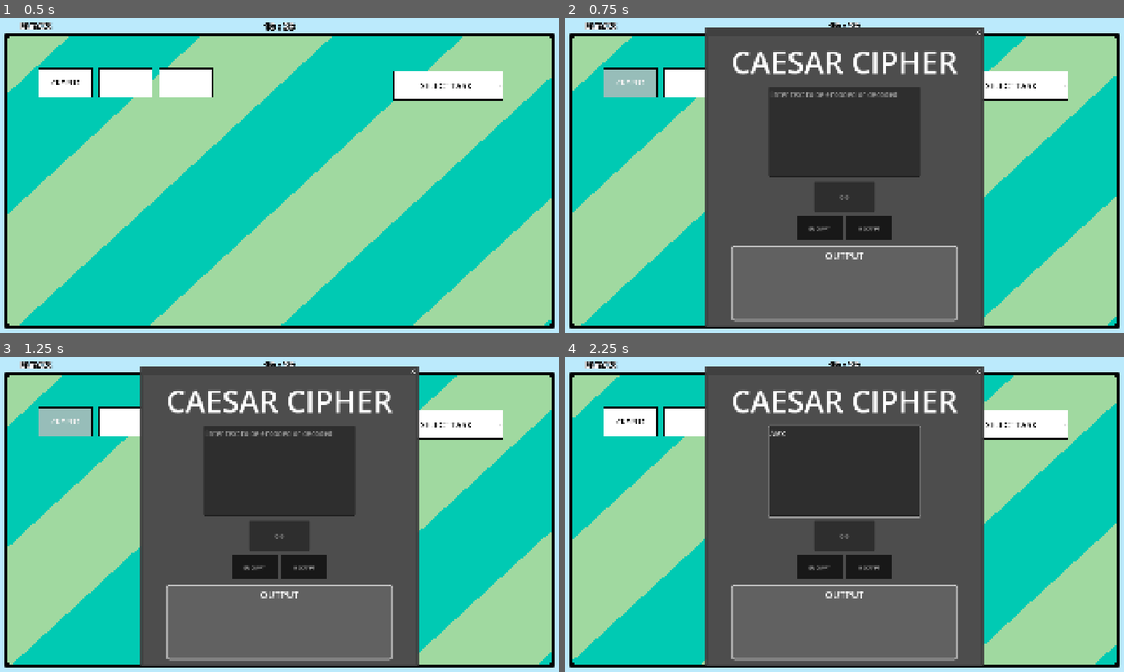
Above: before the commit, frames 1-4 (two rows, left to right).
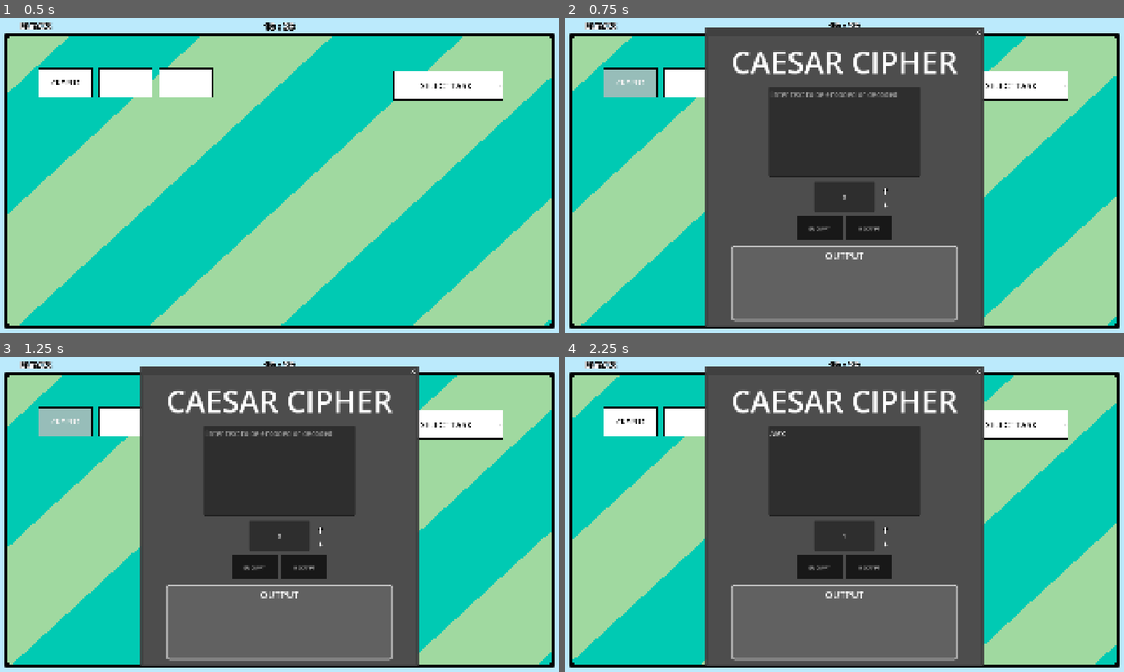
Above: after the commit, the same moments.

Repository: sandre-to/bachelor2026-frontend
Game: Godot game, scene res://scenes/desktop/desktop_environment.tscn
Same seed, same stepped clock (60 frames per second), same inputs: the game is played once before the commit and once after it.
Inputs (mouse positions are in pixels of both pictures, inside the frame that each line leads up to):
- Up to frame 1 (0.5 s): no input
- Up to frame 2 (0.75 s): click "CRYPTO" at 0.5 s
- Up to frame 3 (1.25 s): no input
- Up to frame 4 (2.25 s): click (844, 470) at 1.27 s; type "Alex" at 1.35 s; click (883, 530) at 2.02 s

Frame 1 is identical in both runs. In frame 2, less than 0.1% of the frame differs, in the area x 49-58%, y 54-61%; in frame 3, less than 0.1%; in frame 4, 0.4%, in the area x 36-64%, y 21-61%.

Commit message:
la til knapper for caesar shift

Diff:
--- a/assets/tasks/crypto/crypto_task.gd
+++ b/assets/tasks/crypto/crypto_task.gd
@@ -1 +1,18 @@
 class_name CryptoTask extends BaseTask
+
+var flag_solution: String = "hellothere"
+
+@onready var enter_flag: LineEdit = %EnterFlag
+@onready var hint_1_panel: Panel = $Hint1Panel
+
+func _ready() -> void:
+	hint_1_panel.hide()
+
+func _on_confirm_button_pressed() -> void:
+	if enter_flag.text.to_lower() == flag_solution:
+		print("nice!")
+	else:
+		print("wrong answer")
+
+func _on_hint_1_pressed() -> void:
+	hint_1_panel.visible = not hint_1_panel.visible
--- a/assets/tasks/crypto/crypto_task.tscn
+++ b/assets/tasks/crypto/crypto_task.tscn
@@ -55,18 +55,14 @@
 corner_radius_bottom_right = 8
 corner_radius_bottom_left = 8
 
+[sub_resource type="LabelSettings" id="LabelSettings_xyd6q"]
+font_size = 54
+
 [node name="CryptoTask" type="Control" unique_id=629482100]
 z_index = 10
 layout_mode = 3
-anchors_preset = 8
-anchor_left = 0.5
-anchor_top = 0.5
-anchor_right = 0.5
-anchor_bottom = 0.5
-offset_top = -0.47998047
-offset_bottom = 0.47998047
-grow_horizontal = 2
-grow_vertical = 2
+anchors_preset = 0
+offset_bottom = 0.95996094
 mouse_filter = 1
 script = ExtResource("1_xyd6q")
 
@@ -163,6 +159,7 @@
 theme_override_constants/separation = 20
 
 [node name="EnterFlag" type="LineEdit" parent="OuterPanel/MarginContainer/InnerPanel/VBoxContainer/FlagAndConfirm" unique_id=928400105]
+unique_name_in_owner = true
 custom_minimum_size = Vector2(320, 0)
 layout_mode = 2
 theme_override_colors/font_placeholder_color = Color(0.8156863, 0.8156863, 0.8156863, 1)
@@ -170,6 +167,7 @@
 placeholder_text = "ENTER FLAG"
 
 [node name="ConfirmButton" type="Button" parent="OuterPanel/MarginContainer/InnerPanel/VBoxContainer/FlagAndConfirm" unique_id=1790146294]
+unique_name_in_owner = true
 custom_minimum_size = Vector2(120, 0)
 layout_mode = 2
 theme_override_styles/normal = SubResource("StyleBoxFlat_0jfeq")
@@ -181,14 +179,14 @@
 theme_override_constants/separation = 12
 alignment = 1
 
-[node name="Button" type="Button" parent="OuterPanel/MarginContainer/InnerPanel/VBoxContainer/HintContainer" unique_id=1534878314]
+[node name="Hint1" type="Button" parent="OuterPanel/MarginContainer/InnerPanel/VBoxContainer/HintContainer" unique_id=1534878314]
 custom_minimum_size = Vector2(120, 0)
 layout_mode = 2
 theme_override_styles/normal = SubResource("StyleBoxFlat_4rgci")
 theme_override_styles/hover = SubResource("StyleBoxFlat_4rgci")
 text = "HINT 1"
 
-[node name="Button2" type="Button" parent="OuterPanel/MarginContainer/InnerPanel/VBoxContainer/HintContainer" unique_id=601580613]
+[node name="Hint2" type="Button" parent="OuterPanel/MarginContainer/InnerPanel/VBoxContainer/HintContainer" unique_id=601580613]
 custom_minimum_size = Vector2(120, 0)
 layout_mode = 2
 theme_override_styles/normal = SubResource("StyleBoxFlat_4rgci")
@@ -196,10 +194,40 @@
 disabled = true
 text = "HINT 2"
 
-[node name="Button3" type="Button" parent="OuterPanel/MarginContainer/InnerPanel/VBoxContainer/HintContainer" unique_id=2012168441]
+[node name="Hint3" type="Button" parent="OuterPanel/MarginContainer/InnerPanel/VBoxContainer/HintContainer" unique_id=2012168441]
 custom_minimum_size = Vector2(120, 0)
 layout_mode = 2
 theme_override_styles/normal = SubResource("StyleBoxFlat_4rgci")
 theme_override_styles/hover = SubResource("StyleBoxFlat_4rgci")
 disabled = true
 text = "HINT 3"
+
+[node name="Hint1Panel" type="Panel" parent="." unique_id=1837892995]
+layout_mode = 1
+anchors_preset = 8
+anchor_left = 0.5
+anchor_top = 0.5
+anchor_right = 0.5
+anchor_bottom = 0.5
+offset_left = -967.0
+offset_top = -441.47998
+offset_right = -188.0
+offset_bottom = 30.52002
+grow_horizontal = 2
+grow_vertical = 2
+
+[node name="Label" type="Label" parent="Hint1Panel" unique_id=1081107950]
+layout_mode = 1
+anchors_preset = 15
+anchor_right = 1.0
+anchor_bottom = 1.0
+grow_horizontal = 2
+grow_vertical = 2
+text = "Does the puzzle look weird? Maybe try a tool that deciphers this (crypto)"
+label_settings = SubResource("LabelSettings_xyd6q")
+horizontal_alignment = 1
+vertical_alignment = 1
+autowrap_mode = 3
+
+[connection signal="pressed" from="OuterPanel/MarginContainer/InnerPanel/VBoxContainer/FlagAndConfirm/ConfirmButton" to="." method="_on_confirm_button_pressed"]
+[connection signal="pressed" from="OuterPanel/MarginContainer/InnerPanel/VBoxContainer/HintContainer/Hint1" to="." method="_on_hint_1_pressed"]
--- a/assets/tools/caesar_cipher/caesar_cipher.gd
+++ b/assets/tools/caesar_cipher/caesar_cipher.gd
@@ -3,6 +3,12 @@
 @onready var text_input: TextEdit = $%TextEdit
 @onready var shift_input: LineEdit = $%LineEdit
 @onready var output_label: RichTextLabel = $%OutputLabel
+@onready var line_edit: LineEdit = %LineEdit
+
+var number: int = 0
+
+func _ready() -> void:
+	line_edit.text = str(number)
 
 func encrypt(text: String, shift: int) -> String:
 	if text_input.text == "":
@@ -44,3 +50,22 @@
 
 func mod(a: int, b: int) -> int:
 	return (a % b + b) % b
+
+func _on_up_shift_pressed() -> void:
+	if number >= 9:
+		number = 9
+		line_edit.text = str(number)
+		return
+
+	number += 1
+	line_edit.text = str(number)
+
+
+func _on_down_shift_pressed() -> void:
+	if number <= 0:
+		number = 0
+		line_edit.text = str(number)
+		return
+
+	number -= 1
+	line_edit.text = str(number)
--- a/assets/tools/caesar_cipher/caesar_cipher.tscn
+++ b/assets/tools/caesar_cipher/caesar_cipher.tscn
@@ -1,6 +1,8 @@
 [gd_scene format=3 uid="uid://ixxriek6xq6m"]
 
 [ext_resource type="Script" uid="uid://sh47vmccqyde" path="res://assets/tools/caesar_cipher/caesar_cipher.gd" id="1_h2t4e"]
+[ext_resource type="Texture2D" uid="uid://c8abi67mrnrg1" path="res://assets/tools/caesar_cipher/arrow_n.png" id="2_fwsiq"]
+[ext_resource type="Texture2D" uid="uid://dhi4kq5ew04dg" path="res://assets/tools/caesar_cipher/arrow_s.png" id="3_kgmua"]
 
 [sub_resource type="StyleBoxFlat" id="StyleBoxFlat_h2t4e"]
 bg_color = Color(0.09620472, 0.09620475, 0.09620469, 1)
@@ -96,6 +98,34 @@
 theme_override_font_sizes/font_size = 20
 placeholder_text = "0-9"
 alignment = 1
+max_length = 1
+
+[node name="Up" type="Button" parent="VBoxContainer/LineEdit" unique_id=661653736]
+layout_mode = 1
+anchors_preset = 15
+anchor_right = 1.0
+anchor_bottom = 1.0
+offset_left = 220.0
+offset_top = 8.5
+offset_right = 52.0
+offset_bottom = -51.5
+grow_horizontal = 2
+grow_vertical = 2
+icon = ExtResource("2_fwsiq")
+flat = true
+icon_alignment = 1
+
+[node name="Down" type="Button" parent="VBoxContainer/LineEdit" unique_id=124836631]
+layout_mode = 1
+anchors_preset = -1
+anchor_right = 1.0
+anchor_bottom = 0.96500003
+offset_left = 220.0
+offset_top = 56.5
+offset_right = 52.0
+icon = ExtResource("3_kgmua")
+flat = true
+icon_alignment = 1
 
 [node name="HBoxContainer" type="HBoxContainer" parent="VBoxContainer" unique_id=2010700267]
 layout_mode = 2
@@ -151,5 +181,7 @@
 vertical_alignment = 1
 selection_enabled = true
 
+[connection signal="pressed" from="VBoxContainer/LineEdit/Up" to="." method="_on_up_shift_pressed"]
+[connection signal="pressed" from="VBoxContainer/LineEdit/Down" to="." method="_on_down_shift_pressed"]
 [connection signal="pressed" from="VBoxContainer/HBoxContainer/Encrypt" to="." method="_on_encrypt_pressed"]
 [connection signal="pressed" from="VBoxContainer/HBoxContainer/Decrypt" to="." method="_on_decrypt_pressed"]
--- a/project.godot
+++ b/project.godot
@@ -31,7 +31,8 @@
 window/size/window_height_override=720
 window/stretch/mode="canvas_items"
 mouse_cursor/custom_image="uid://2wkqvuiwsykv"
-mouse_cursor/tooltip_position_offset=Vector2(10, 5)
+mouse_cursor/custom_image_hotspot=Vector2(5, 5)
+mouse_cursor/tooltip_position_offset=Vector2(2, 5)
 
 [dotnet]
 
--- a/scenes/desktop/desktop_environment.gd
+++ b/scenes/desktop/desktop_environment.gd
@@ -3,11 +3,11 @@
 const WINDOW: PackedScene = preload("res://scenes/window/custom_window.tscn")
 
 @onready var crypto_task: CryptoTask = %CryptoTask
-
 var root: Node = null
 
 func _ready() -> void:
 	root = get_tree().root
+	crypto_task.hide()
 
 func _on_crypto_button_pressed() -> void:
 	_instantiate_tool(Tool.ToolType.CRYPTO_TOOL)
--- a/scenes/desktop/desktop_environment.tscn
+++ b/scenes/desktop/desktop_environment.tscn
@@ -161,10 +161,10 @@
 unique_name_in_owner = true
 visible = false
 layout_mode = 1
-offset_left = 549.0
-offset_top = 119.0
-offset_right = 549.0
-offset_bottom = 119.95996
+offset_left = 1456.0
+offset_top = 597.0
+offset_right = 1456.0
+offset_bottom = 597.95996
 
 [node name="TimeLabel" type="Label" parent="." unique_id=1826581504]
 layout_mode = 1
Binary file added: assets/tools/caesar_cipher/arrow_n.png
Not shown, added: assets/tools/caesar_cipher/arrow_n.png.import
Binary file added: assets/tools/caesar_cipher/arrow_s.png
Not shown, added: assets/tools/caesar_cipher/arrow_s.png.import
